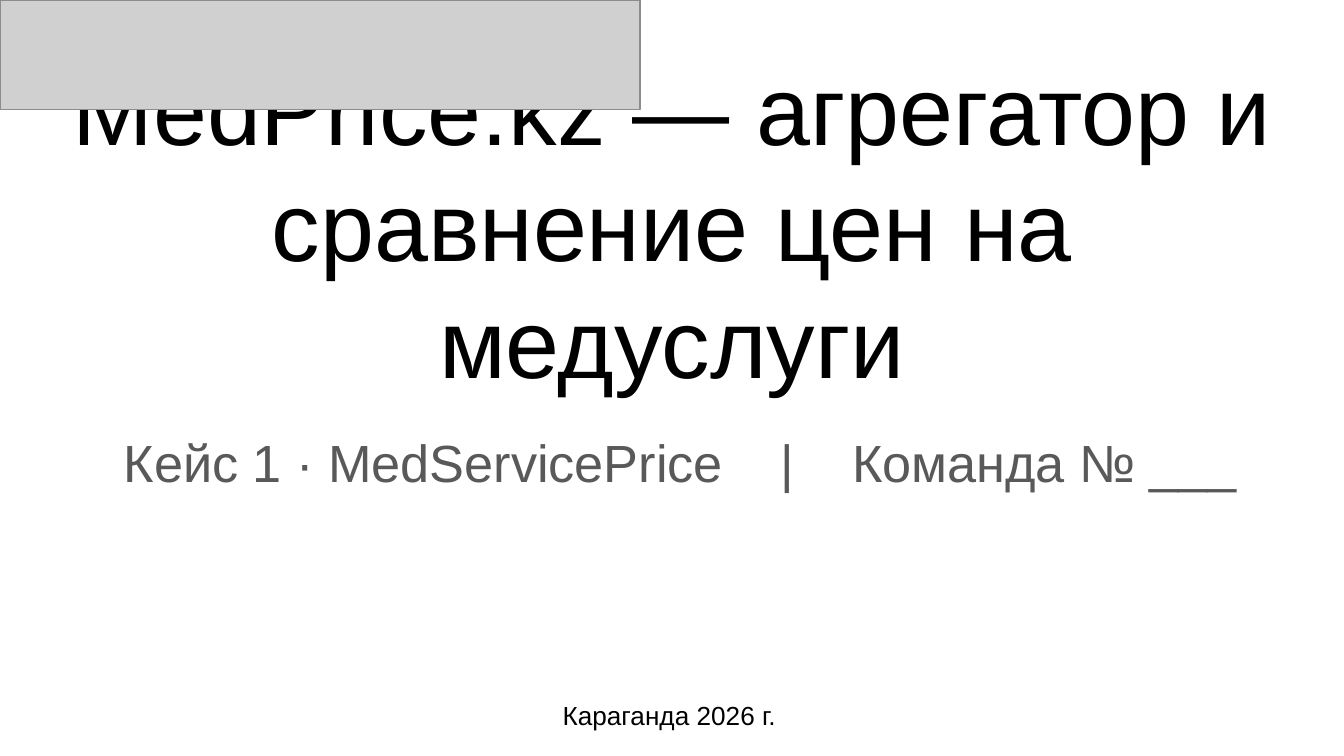
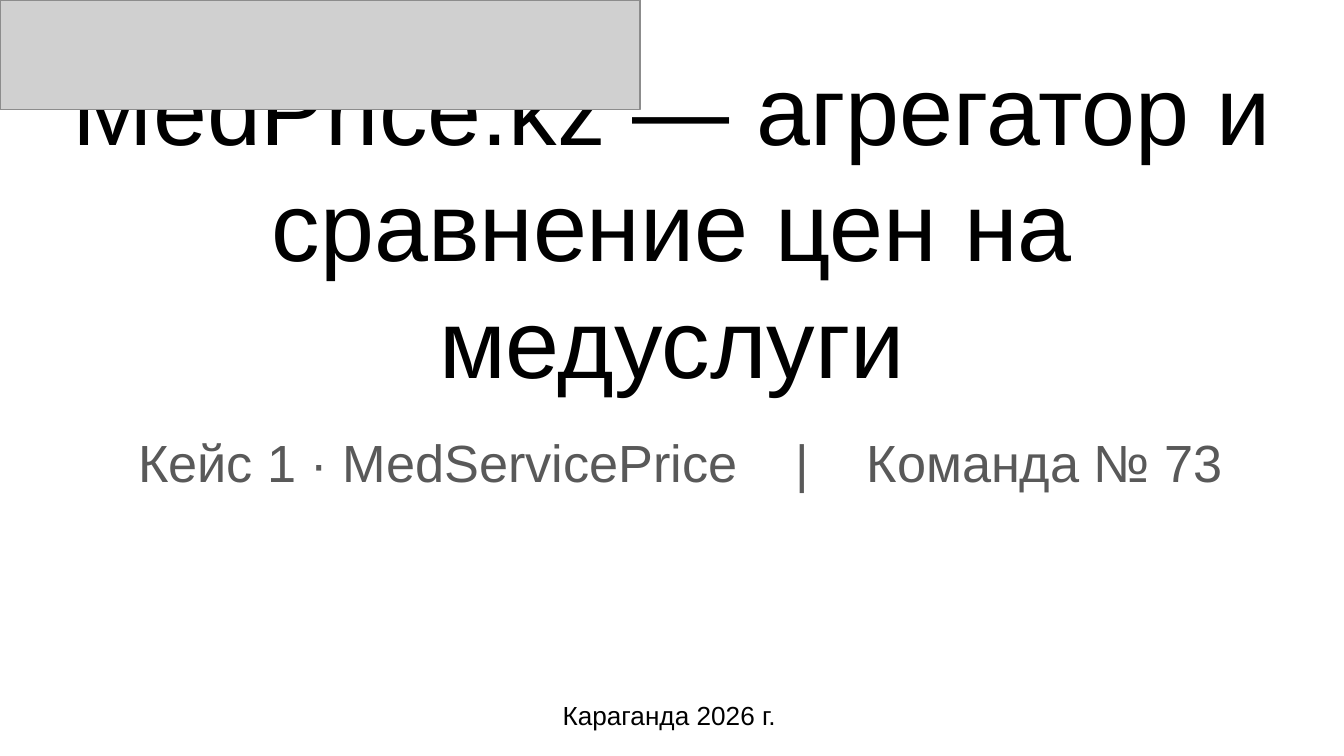
Before and after one commit to Yers1/Team73, a slide deck: slide 1 of MedPrice_презентация.pptx. Drawn at 1344x756 pixels with LibreOffice and Linux fonts; fonts in the diff are those of the drawing; grey boxes stand for pictures. Boxes give left, top, right and bottom in pixels: in the first picture for what was removed or moved away, otherwise in the second. Text is boxed around its words. In the diff, an @@ line names an element or a change of style, - is before the commit and + after.

```diff
--- a/MedPrice_презентация.pptx
+++ b/MedPrice_презентация.pptx
@@ subtitle at (x1=138, y1=443, x2=1222, y2=492): text changed @@
-Кейс 1 · MedServicePrice | Команда № ___
+Кейс 1 · MedServicePrice | Команда № 73
```
Also in this commit, not shown: 1 other file.
